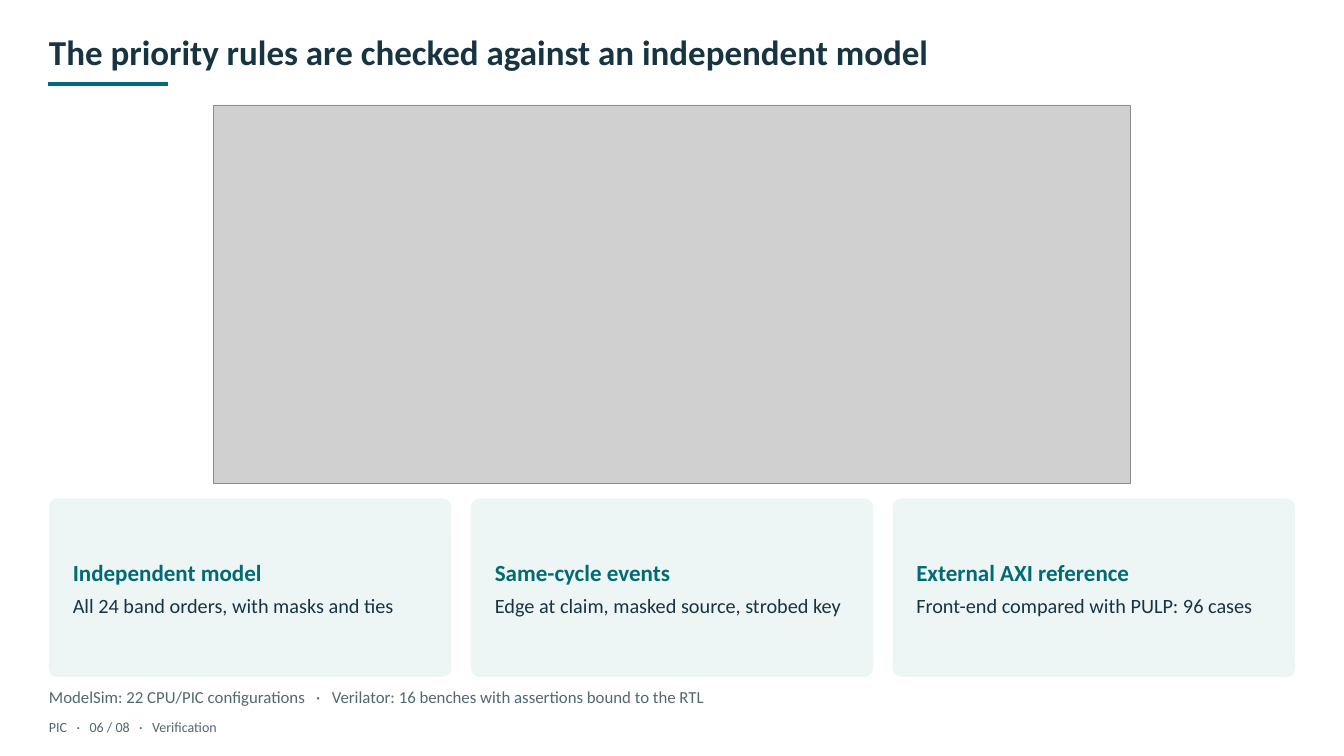
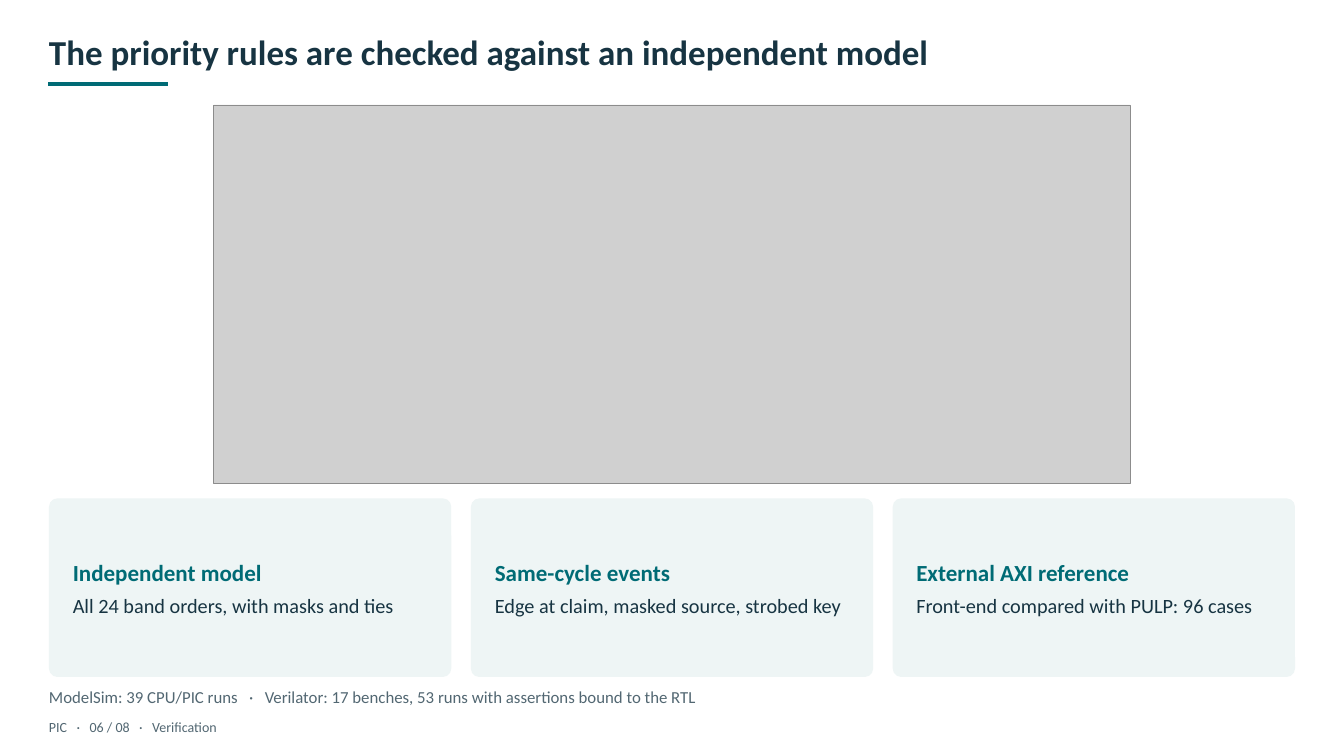
Before and after one commit to C0SM1N23/siemens, a slide deck: slide 6 of cpu/docs/presentations/output/PIC_Bunea_Cosmin-Andrei_v2.pptx. Drawn at 1344x756 pixels with LibreOffice and Linux fonts; fonts in the diff are those of the drawing; grey boxes stand for pictures. Boxes give left, top, right and bottom in pixels: in the first picture for what was removed or moved away, otherwise in the second. Text is boxed around its words. In the diff, an @@ line names an element or a change of style, - is before the commit and + after.

```diff
--- a/cpu/docs/presentations/output/PIC_Bunea_Cosmin-Andrei_v2.pptx
+++ b/cpu/docs/presentations/output/PIC_Bunea_Cosmin-Andrei_v2.pptx
@@ text at <box>49,691,695,705</box>: text changed @@
-ModelSim: 22 CPU/PIC configurations · Verilator: 16 benches with assertions bound to the RTL
+ModelSim: 39 CPU/PIC runs · Verilator: 17 benches, 53 runs with assertions bound to the RTL
```
Also in this commit, not shown: 9 other files.
